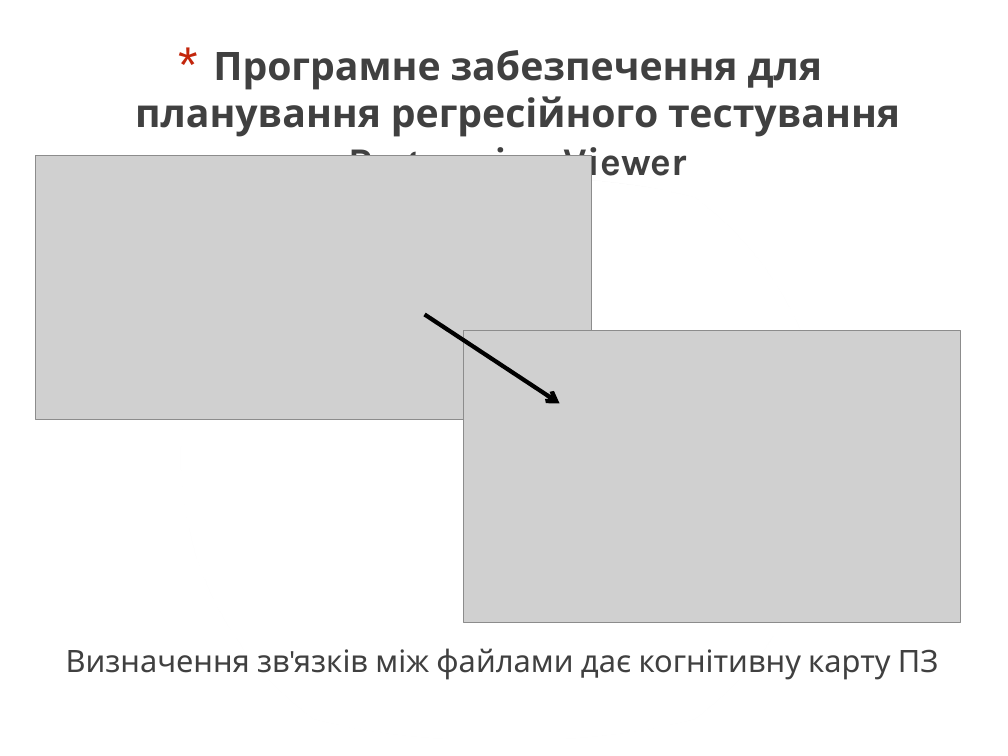
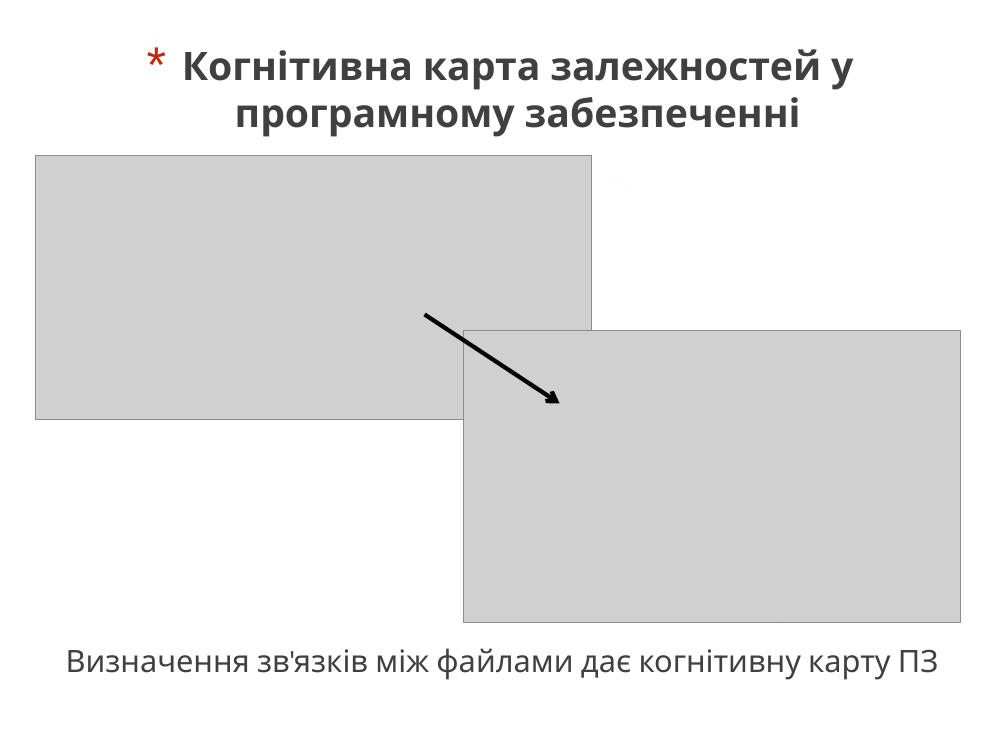
Before and after one commit to asdanilenk/Bakalavr, a slide deck: slide 9 of Diplom.pptx. Drawn at 1008x756 pixels with LibreOffice and Linux fonts; fonts in the diff are those of the drawing; grey boxes stand for pictures. Boxes give left, top, right and bottom in pixels: in the first picture for what was removed or moved away, otherwise in the second. Text is boxed around its words. In the diff, an @@ line names an element or a change of style, - is before the commit and + after.

```diff
--- a/Diplom.pptx
+++ b/Diplom.pptx
@@ title at (182,49,853,137): text changed @@
-* Програмне забезпечення для планування регресійного тестування Regression Viewer
+* Когнітивна карта залежностей у програмному забезпеченні
```
Also in this commit, not shown: 3 other slides changed, 7 slides added, 3 slides removed, 12 other files.
